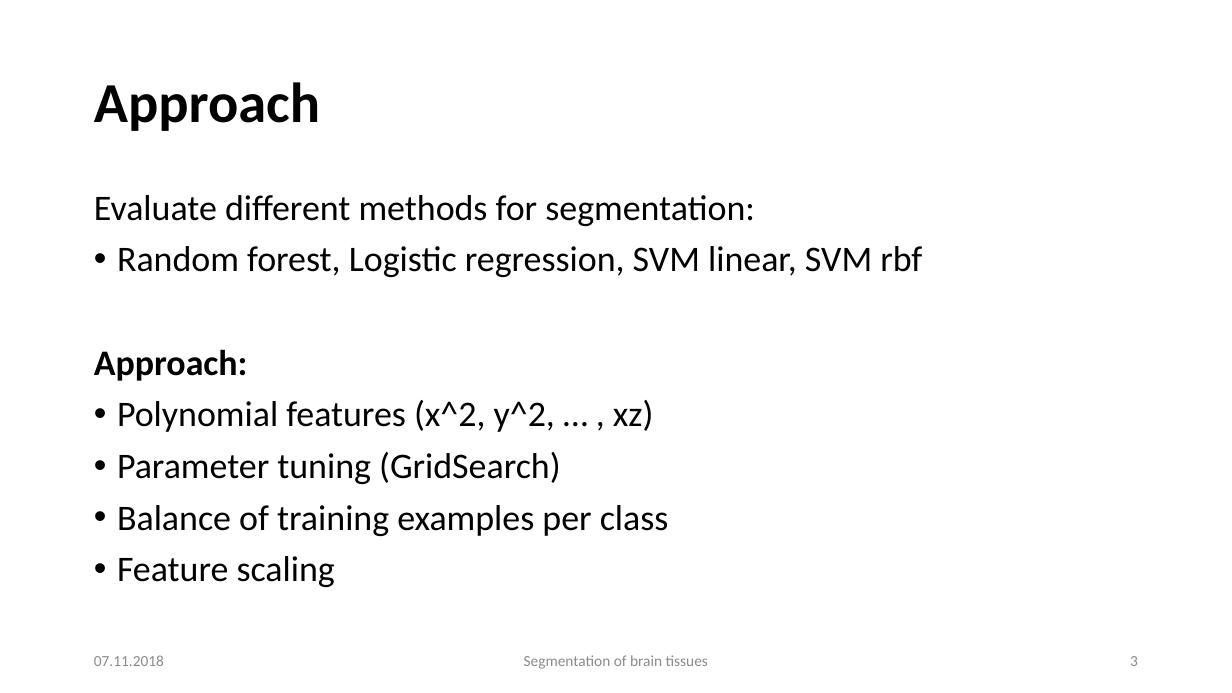
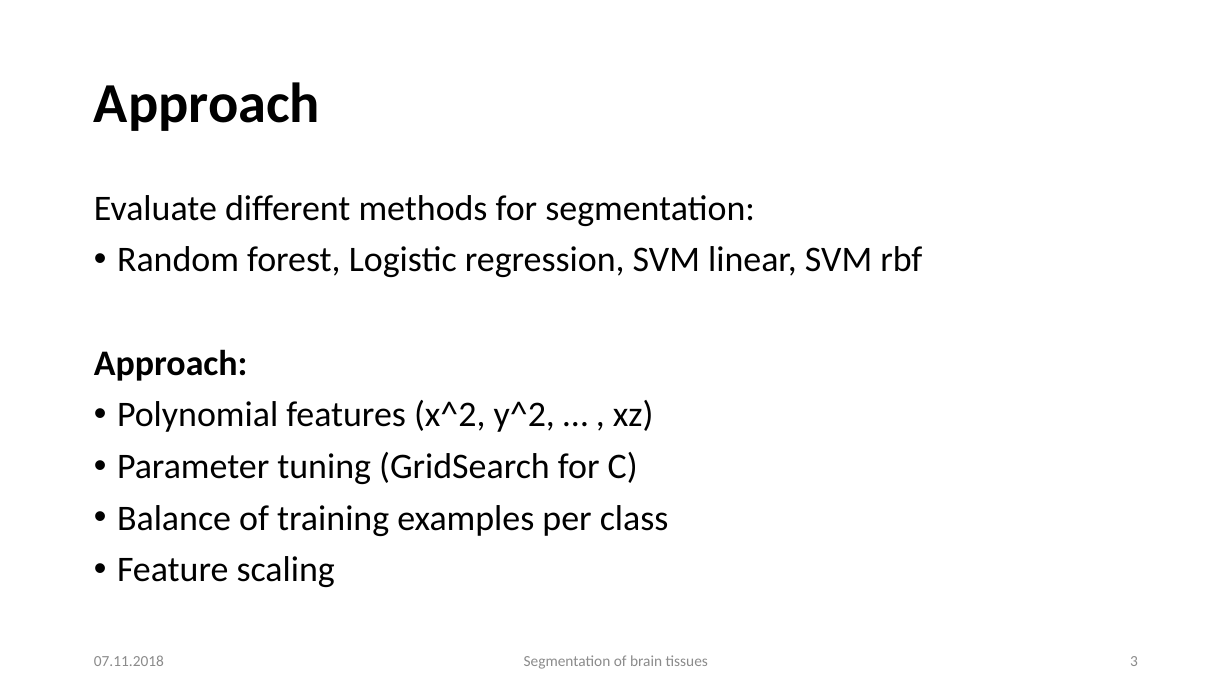
Before and after one commit to mhayoz/MIALab, a slide deck: slide 3 of Midterm Mialab.pptx. Drawn at 1232x693 pixels with LibreOffice and Linux fonts; fonts in the diff are those of the drawing; background and template pictures are left out. Boxes give left, top, right and bottom in pixels: in the first picture for what was removed or moved away, otherwise in the second. Text is boxed around its words. In the diff, an @@ line names an element or a change of style, - is before the commit and + after.

Commit message:
anpassung

```diff
--- a/Midterm Mialab.pptx
+++ b/Midterm Mialab.pptx
@@ text at <box>117,452,638,484</box>: text changed @@
-• Parameter tuning (GridSearch)
+• Parameter tuning (GridSearch for C)
```
